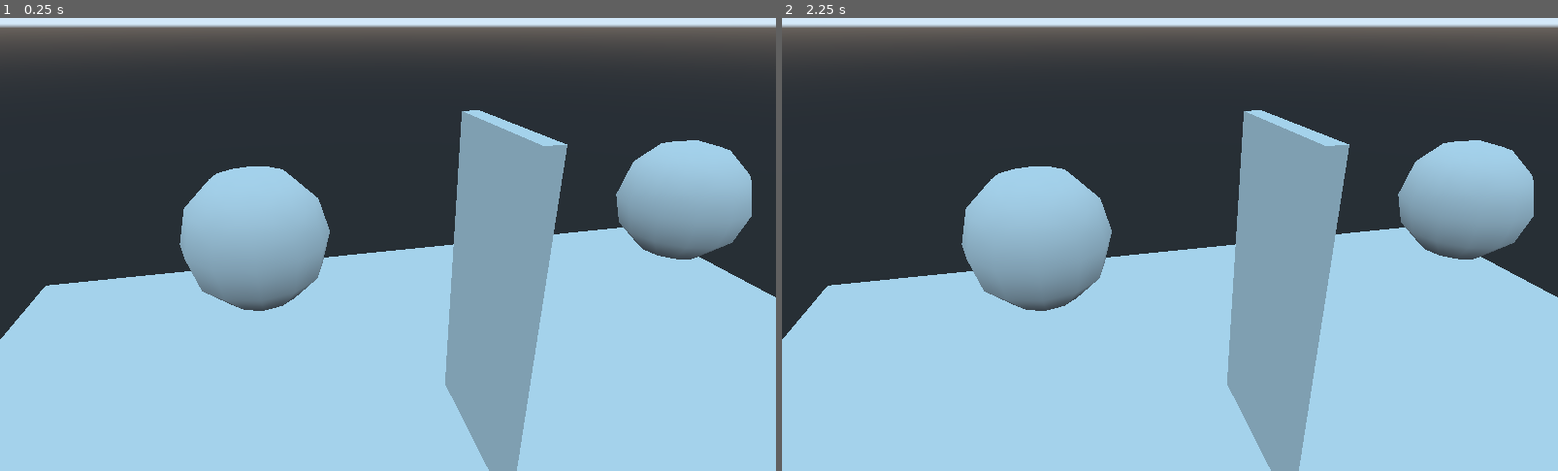
Above: before the commit, frames 1-2 (left to right).
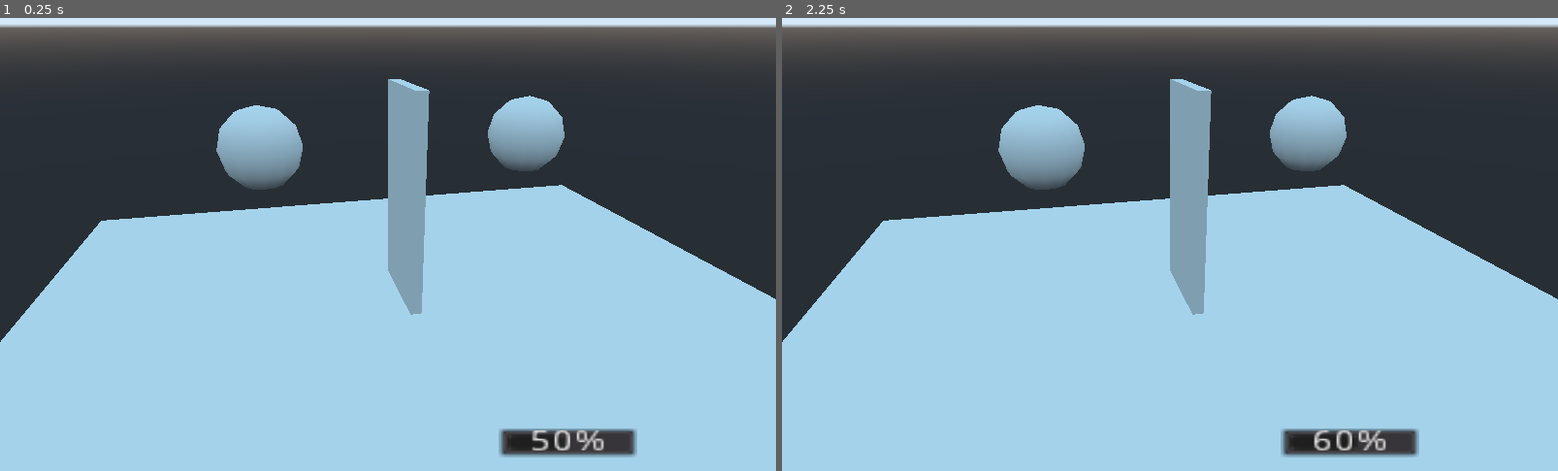
Above: after the commit, the same moments.

Repository: Tass0sm/dorror
Game: Godot game, scene res://Spatial.tscn
The game is run twice, just before and just after one commit, with the same random seed, the same clock (stepped at 60 frames per second) and the same inputs.
Inputs:
- Up to frame 1 (0.25 s): no input
- Up to frame 2 (2.25 s): tap Enter at 0.5, 2 s; hold Right (push_right) 0.53-1.28 s; tap Space at 1.25 s; hold Left (push_left) 1.28-2.03 s; hold Right (push_right) from 2.03 s (still down)

The runs differ from the first frame. In frame 1, 25% of the frame differs, in the area x 0-100%, y 13-100%; in frame 2, 25%.

Commit message:
Added UI, horror font, some door modifications

Diff:
--- a/Conflict.gd
+++ b/Conflict.gd
@@ -1,4 +1,16 @@
 extends Node
+
+enum {OPENER_WON, CLOSER_WON}
+
+# Declare member variables here. Examples:
+var is_finished = false
+var outcome
+
+func _input(event):
+	if event.is_action_pressed("push_left"):
+		$Door.close()
+	if event.is_action_pressed("push_right"):
+		$Door.open()
 
 # Called when the node enters the scene tree for the first time.
 func _ready():
@@ -6,14 +18,11 @@
 
 # Called every frame. 'delta' is the elapsed time since the previous frame.
 func _process(delta):
-	if Input.is_action_pressed("push_left"):
-		$Door.close()
-	if Input.is_action_pressed("push_right"):
-		$Door.open()
-
 	if $Door.is_closed:
-		print("closer wins")
+		is_finished = true
+		outcome = CLOSER_WON
 	if $Door.is_opened:
-		print("opener wins")
+		is_finished = true
+		outcome = OPENER_WON
 
 	pass
--- /dev/null
+++ b/Conflict.tscn
@@ -0,0 +1,22 @@
+[gd_scene load_steps=3 format=2]
+
+[ext_resource path="res://Door.gd" type="Script" id=1]
+[ext_resource path="res://Conflict.gd" type="Script" id=2]
+
+[node name="Conflict" type="Node"]
+script = ExtResource( 2 )
+
+[node name="Player1" type="CSGSphere" parent="."]
+transform = Transform( 1, 0, 0, 0, 1, 0, 0, 0, 1, -4.5436, 5.19257, 0.213764 )
+radius = 1.26483
+
+[node name="Player2" type="CSGSphere" parent="."]
+transform = Transform( 1, 0, 0, 0, 1, 0, 0, 0, 1, 4.15248, 5.19257, 0.221655 )
+radius = 1.26483
+
+[node name="Door" type="CSGBox" parent="."]
+transform = Transform( 0.195913, 0, 0, 0, 3.62763, 0, 0, 0, 1.66333, -0.00641653, 3.28799, 0.129315 )
+script = ExtResource( 1 )
+
+[node name="Floor" type="CSGBox" parent="."]
+transform = Transform( 13.2068, 0, 0, 0, 0.229823, 0, 0, 0, 10.7211, 0.0191126, -0.812726, -0.011282 )
--- a/Main.gd
+++ b/Main.gd
@@ -1,17 +1,21 @@
 extends Spatial
 
+var score = 0
 
-# Declare member variables here. Examples:
-# var a = 2
-# var b = "text"
-
+func game_over():
+	$UI.show_game_over()
 
 # Called when the node enters the scene tree for the first time.
 func _ready():
 	print("start")
-	pass # Replace with function body.
-
+	pass
 
 # Called every frame. 'delta' is the elapsed time since the previous frame.
-#func _process(delta):
-#	pass
+func _process(delta):
+	if $Conflict.is_finished:
+		game_over()
+
+	print($Conflict/Door.open_level)
+	$UI.update_progress($Conflict/Door.open_level)
+
+	pass
--- a/Spatial.tscn
+++ b/Spatial.tscn
@@ -1,8 +1,8 @@
 [gd_scene load_steps=4 format=2]
 
-[ext_resource path="res://Door.gd" type="Script" id=1]
+[ext_resource path="res://Conflict.tscn" type="PackedScene" id=1]
 [ext_resource path="res://Main.gd" type="Script" id=2]
-[ext_resource path="res://Conflict.gd" type="Script" id=4]
+[ext_resource path="res://UI.tscn" type="PackedScene" id=3]
 
 [node name="Main" type="Spatial"]
 transform = Transform( 1, 0, 0, 0, 1, 0, 0, 0, 1, 0, 0.0587784, 7.07375 )
@@ -12,20 +12,6 @@
 transform = Transform( 0.973239, 0.0950827, -0.209201, 0, 0.910381, 0.413772, 0.229795, -0.402699, 0.886018, -4.10881, 8.48285, 7.94335 )
 fov = 50.625
 
-[node name="Floor" type="CSGBox" parent="."]
-transform = Transform( 13.2068, 0, 0, 0, 0.229823, 0, 0, 0, 10.7211, 0.0191126, -0.812726, -0.011282 )
+[node name="Conflict" parent="." instance=ExtResource( 1 )]
 
-[node name="Conflict" type="Node" parent="."]
-script = ExtResource( 4 )
-
-[node name="Player1" type="CSGSphere" parent="Conflict"]
-transform = Transform( 1, 0, 0, 0, 1, 0, 0, 0, 1, -4.56484, 5.19257, 7.06586 )
-radius = 1.26483
-
-[node name="Player2" type="CSGSphere" parent="Conflict"]
-transform = Transform( 1, 0, 0, 0, 1, 0, 0, 0, 1, 4.13124, 5.19257, 7.07375 )
-radius = 1.26483
-
-[node name="Door" type="CSGBox" parent="Conflict"]
-transform = Transform( 0.195913, 0, 0, 0, 3.62763, 0, 0, 0, 1.66333, -0.0276527, 3.28799, 6.98141 )
-script = ExtResource( 1 )
+[node name="UI" parent="." instance=ExtResource( 3 )]
--- /dev/null
+++ b/UI.gd
@@ -0,0 +1,26 @@
+extends CanvasLayer
+
+
+# Declare member variables here. Examples:
+# var a = 2
+# var b = "text"
+
+func show_message(text):
+	$Message.text = text
+	$Message.show()
+
+func show_game_over():
+	show_message("Game Over")
+
+func update_progress(value):
+	$ProgressBar.value = value
+
+# Called when the node enters the scene tree for the first time.
+func _ready():
+	$Message.hide()
+	pass # Replace with function body.
+
+
+# Called every frame. 'delta' is the elapsed time since the previous frame.
+#func _process(delta):
+#	pass
--- /dev/null
+++ b/UI.tscn
@@ -0,0 +1,47 @@
+[gd_scene load_steps=5 format=2]
+
+[ext_resource path="res://fonts/HelpMe.ttf" type="DynamicFontData" id=1]
+[ext_resource path="res://UI.gd" type="Script" id=2]
+[ext_resource path="res://plain_theme.tres" type="Theme" id=3]
+
+[sub_resource type="DynamicFont" id=1]
+size = 64
+font_data = ExtResource( 1 )
+
+[node name="UI" type="CanvasLayer"]
+script = ExtResource( 2 )
+
+[node name="Message" type="Label" parent="."]
+anchor_left = 0.5
+anchor_top = 0.5
+anchor_right = 0.5
+anchor_bottom = 0.5
+margin_left = -391.0
+margin_top = -187.5
+margin_right = 391.0
+margin_bottom = 187.5
+rect_rotation = -0.0425316
+custom_fonts/font = SubResource( 1 )
+text = "Game Over"
+align = 1
+valign = 1
+__meta__ = {
+"_edit_use_anchors_": false
+}
+
+[node name="ProgressBar" type="ProgressBar" parent="."]
+anchor_left = 1.0
+anchor_top = 0.5
+anchor_right = 1.0
+anchor_bottom = 0.5
+margin_left = -366.0
+margin_top = 243.0
+margin_right = -316.0
+margin_bottom = 257.0
+rect_scale = Vector2( 3.66024, 2.75495 )
+theme = ExtResource( 3 )
+max_value = 10.0
+value = 3.0
+__meta__ = {
+"_edit_use_anchors_": false
+}
--- /dev/null
+++ b/plain_theme.tres
@@ -0,0 +1,3 @@
+[gd_resource type="Theme" format=2]
+
+[resource]
Binary file added: fonts/HelpMe.ttf
Not shown, added: fonts/License.txt
